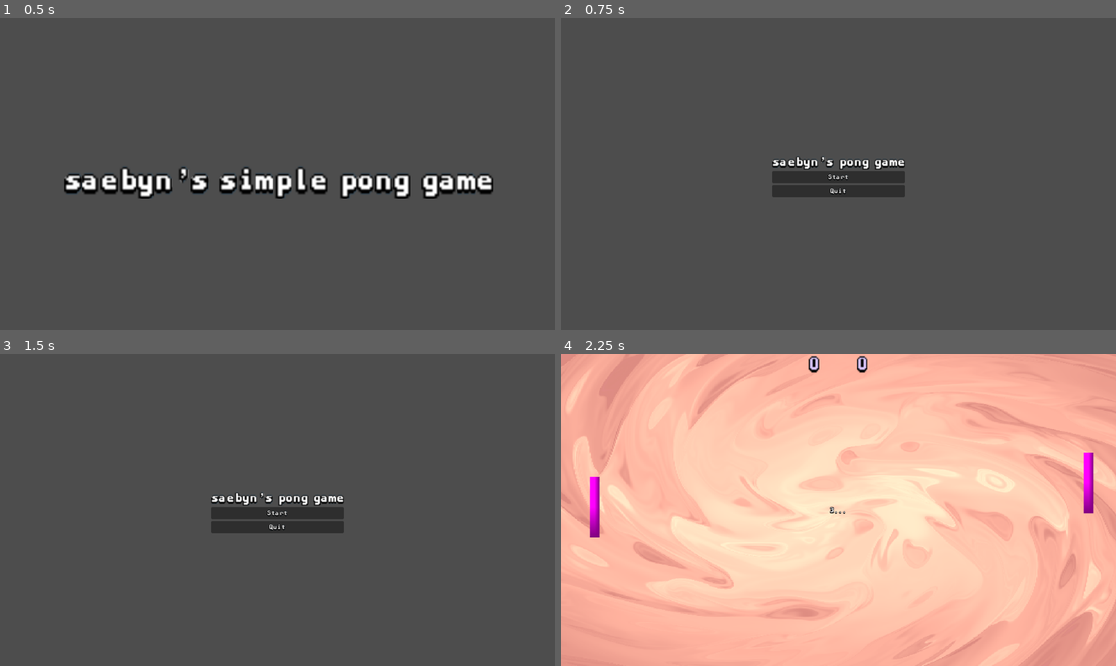
Above: before the commit, frames 1-4 (two rows, left to right).
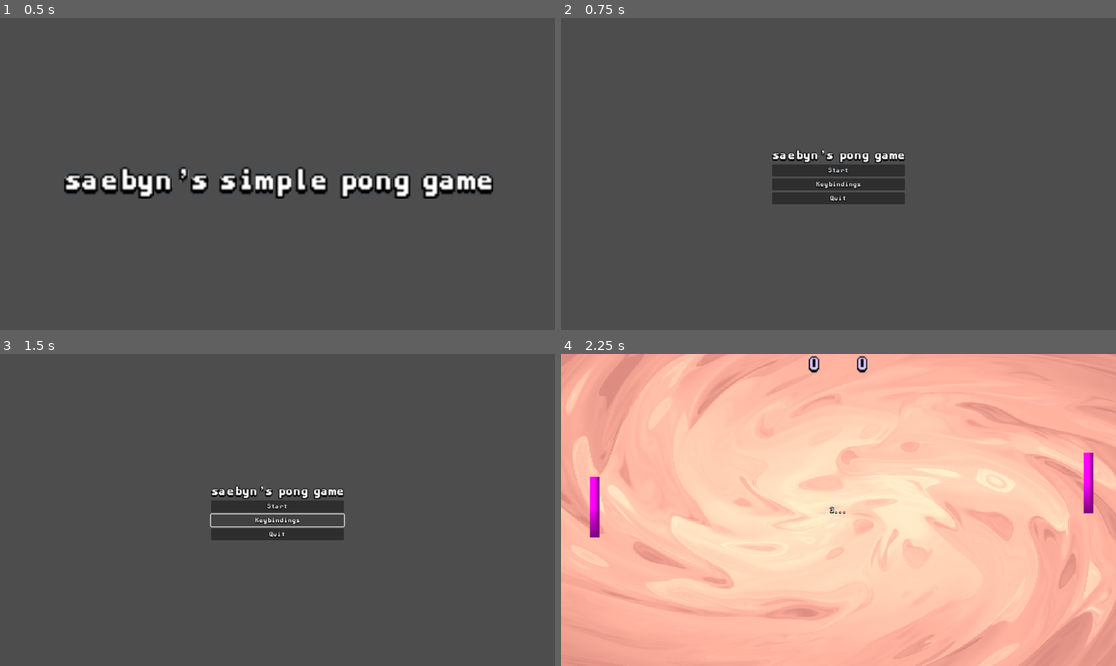
Above: after the commit, the same moments.

Repository: saebyn/godot-pong-game
Game: Godot game, scene res://scenes/splash.tscn
The game is run twice, just before and just after one commit, with the same random seed, the same clock (stepped at 60 frames per second) and the same inputs.
Inputs (mouse positions are in pixels of both pictures, inside the frame that each line leads up to):
- Up to frame 1 (0.5 s): no input
- Up to frame 2 (0.75 s): tap Enter at 0.5 s; move the mouse to (960, 158) at 0.52 s; hold W (move_up) from 0.53 s (still down); click (960, 158) at 0.67 s
- Up to frame 3 (1.5 s): release W (move_up) at 1.25 s; click (277, 519) at 1.25 s, where only the run after the commit has a clickable "Keybindings"
- Up to frame 4 (2.25 s): click "Start" at 2 s

Frame 1 is identical in both runs. In frame 2, 2.1% of the frame differs, in the area x 38-62%, y 42-60%; in frame 3, 2.0%; in frame 4, nothing differs.

Commit message:
Add keybindings functionality with remappable controls

Diff:
--- /dev/null
+++ b/keybindings/ActionRemapButton.tscn
@@ -0,0 +1,12 @@
+[gd_scene load_steps=2 format=3 uid="uid://sexjdcejx3n1"]
+
+[ext_resource type="Script" uid="uid://b5ftorqk434ck" path="res://keybindings/action_remap_button.gd" id="1_tm1ao"]
+
+[node name="ActionRemapButton" type="Button"]
+anchors_preset = 15
+anchor_right = 1.0
+anchor_bottom = 1.0
+grow_horizontal = 2
+grow_vertical = 2
+toggle_mode = true
+script = ExtResource("1_tm1ao")
--- /dev/null
+++ b/keybindings/KeyPersistence.gd
@@ -0,0 +1,46 @@
+# From https://github.com/godotengine/godot-demo-projects/blob/4.2-31d1c0c/gui/input_mapping/KeyPersistence.gd
+# License: MIT
+# This file is part of the Godot demo projects.
+
+# This is an autoload (singleton) which will save
+# the key maps in a simple way through a dictionary.
+extends Node
+
+const keymaps_path = "user://keymaps.dat"
+var keymaps: Dictionary
+
+
+func _ready() -> void:
+  # First we create the keymap dictionary on startup with all
+  # the keymap actions we have.
+  for action in InputMap.get_actions():
+    if InputMap.action_get_events(action).size() != 0:
+      keymaps[action] = InputMap.action_get_events(action)[0]
+  load_keymap()
+
+
+func load_keymap() -> void:
+  if not FileAccess.file_exists(keymaps_path):
+    save_keymap() # There is no save file yet, so let's create one.
+    return
+  var file = FileAccess.open(keymaps_path, FileAccess.READ)
+  var temp_keymap = file.get_var(true) as Dictionary
+  file.close()
+  # We don't just replace the keymaps dictionary, because if you
+  # updated your game and removed/added keymaps, the data of this
+  # save file may have invalid actions. So we check one by one to
+  # make sure that the keymap dictionary really has all current actions.
+  for action in keymaps.keys():
+    if temp_keymap.has(action):
+      keymaps[action] = temp_keymap[action]
+      # Whilst setting the keymap dictionary, we also set the
+      # correct InputMap event
+      InputMap.action_erase_events(action)
+      InputMap.action_add_event(action, keymaps[action])
+
+
+func save_keymap() -> void:
+  # For saving the keymap, we just save the entire dictionary as a var.
+  var file := FileAccess.open(keymaps_path, FileAccess.WRITE)
+  file.store_var(keymaps, true)
+  file.close()
--- /dev/null
+++ b/keybindings/action_remap_button.gd
@@ -0,0 +1,33 @@
+extends Button
+
+
+@export var action: String = "ui_up"
+
+func _ready() -> void:
+  assert(InputMap.has_action(action), "Action not found in InputMap: " + action)
+  set_process_unhandled_key_input(false)
+  display_current_keybind()
+
+
+func _toggled(toggled_on: bool) -> void:
+  set_process_unhandled_key_input(true)
+  if toggled_on:
+    text = "<press a key>"
+    release_focus()
+  else:
+    display_current_keybind()
+
+
+func _unhandled_key_input(event: InputEvent) -> void:
+  InputMap.action_erase_events(action)
+  InputMap.action_add_event(action, event)
+  KeyPersistence.keymaps[action] = event
+  KeyPersistence.save_keymap()
+  text = event.as_text()
+  button_pressed = false
+  set_process_unhandled_key_input(false)
+
+
+func display_current_keybind() -> void:
+  var current_key := InputMap.action_get_events(action)[0].as_text()
+  text = current_key
--- /dev/null
+++ b/keybindings/keybindings.gd
@@ -0,0 +1,4 @@
+extends Control
+
+func _on_done_button_pressed() -> void:
+  queue_free()
--- /dev/null
+++ b/keybindings/keybindings.tscn
@@ -0,0 +1,66 @@
+[gd_scene load_steps=3 format=3 uid="uid://ds0qdqkl3bvar"]
+
+[ext_resource type="Script" uid="uid://qpak3ndrgo0t" path="res://keybindings/keybindings.gd" id="1_rllwk"]
+[ext_resource type="PackedScene" uid="uid://sexjdcejx3n1" path="res://keybindings/ActionRemapButton.tscn" id="2_wg37w"]
+
+[node name="Keybindings" type="Control"]
+layout_mode = 3
+anchors_preset = 15
+anchor_right = 1.0
+anchor_bottom = 1.0
+grow_horizontal = 2
+grow_vertical = 2
+script = ExtResource("1_rllwk")
+
+[node name="CenterContainer" type="CenterContainer" parent="."]
+layout_mode = 1
+anchors_preset = 15
+anchor_right = 1.0
+anchor_bottom = 1.0
+grow_horizontal = 2
+grow_vertical = 2
+
+[node name="VBoxContainer" type="VBoxContainer" parent="CenterContainer"]
+layout_mode = 2
+
+[node name="Label" type="Label" parent="CenterContainer/VBoxContainer"]
+layout_mode = 2
+text = "Click on a button to reassign its key"
+
+[node name="GridContainer" type="GridContainer" parent="CenterContainer/VBoxContainer"]
+layout_mode = 2
+size_flags_horizontal = 4
+columns = 2
+
+[node name="PauseLabel" type="Label" parent="CenterContainer/VBoxContainer/GridContainer"]
+layout_mode = 2
+text = "Pause"
+
+[node name="PauseInput" parent="CenterContainer/VBoxContainer/GridContainer" instance=ExtResource("2_wg37w")]
+custom_minimum_size = Vector2(50, 0)
+layout_mode = 2
+action = "ui_cancel"
+
+[node name="UpLabel" type="Label" parent="CenterContainer/VBoxContainer/GridContainer"]
+layout_mode = 2
+text = "Up"
+
+[node name="UpInput" parent="CenterContainer/VBoxContainer/GridContainer" instance=ExtResource("2_wg37w")]
+custom_minimum_size = Vector2(50, 0)
+layout_mode = 2
+action = "move_up"
+
+[node name="DownLabel" type="Label" parent="CenterContainer/VBoxContainer/GridContainer"]
+layout_mode = 2
+text = "Down"
+
+[node name="DownInput" parent="CenterContainer/VBoxContainer/GridContainer" instance=ExtResource("2_wg37w")]
+custom_minimum_size = Vector2(50, 0)
+layout_mode = 2
+action = "move_down"
+
+[node name="DoneButton" type="Button" parent="CenterContainer/VBoxContainer"]
+layout_mode = 2
+text = "Done"
+
+[connection signal="pressed" from="CenterContainer/VBoxContainer/DoneButton" to="." method="_on_done_button_pressed"]
--- a/project.godot
+++ b/project.godot
@@ -15,6 +15,10 @@
 config/features=PackedStringArray("4.4", "GL Compatibility")
 config/icon="res://icon.svg"
 
+[autoload]
+
+KeyPersistence="*res://keybindings/KeyPersistence.gd"
+
 [global_group]
 
 ball=""
@@ -25,31 +29,19 @@
 
 [input]
 
-move_left={
-"deadzone": 0.2,
-"events": [Object(InputEventKey,"resource_local_to_scene":fa …(119 unchanged characters)… ressed":false,"pressed":false,"keycode":0,"physical_keycode":4194319,"key_label":0,"unicode":0,"location":0,"echo":false,"script":null)
-]
-}
-move_right={
-"deadzone": 0.2,
-"events": [Object(InputEventKey,"resource_local_to_scene":false,"resource_name":"","device":-1,"window_id":0,"alt_pressed":false,"shift_pressed":false,"ctrl_pressed":false,"meta_pressed":false,"pressed":false,"keycode":0,"physical_keycode":4194321,"key_label":0,"unicode":0,"location":0,"echo":false,"script":null)
-]
-}
-jump={
-"deadzone": 0.2,
-"events": [Object(InputEventKey,"resource_local_to_scene":false,"resource_name":"","device":-1,"window_id":0,"alt_pressed":false,"shift_pressed":false,"ctrl_pressed":false,"meta_pressed":false,"pressed":false,"keycode":0,"physical_keycode":32,"key_label":0,"unicode":32,"location":0,"echo":false,"script":null)
+ui_cancel={
+"deadzone": 0.5,
+"events": [Object(InputEventKey,"resource_local_to_scene":fa …(119 unchanged characters)… ressed":false,"pressed":false,"keycode":4194305,"physical_keycode":0,"key_label":0,"unicode":0,"location":0,"echo":false,"script":null)
 ]
 }
 move_up={
 "deadzone": 0.2,
 "events": [Object(InputEventKey,"resource_local_to_scene":false,"resource_name":"","device":-1,"window_id":0,"alt_press …(192 unchanged characters)…
-, Object(InputEventKey,"resource_local_to_scene":false,"resource_name":"","device":-1,"window_id":0,"alt_pressed":false,"shift_pressed":false,"ctrl_pressed":false,"meta_pressed":false,"pressed":false,"keycode":0,"physical_keycode":4194320,"key_label":0,"unicode":0,"location":0,"echo":false,"script":null)
 ]
 }
 move_down={
 "deadzone": 0.2,
 "events": [Object(InputEventKey,"resource_local_to_scene":false,"resource_name":"","device":-1,"window_id":0,"alt_press …(192 unchanged characters)…
-, Object(InputEventKey,"resource_local_to_scene":false,"resource_name":"","device":-1,"window_id":0,"alt_pressed":false,"shift_pressed":false,"ctrl_pressed":false,"meta_pressed":false,"pressed":false,"keycode":0,"physical_keycode":4194322,"key_label":0,"unicode":0,"location":0,"echo":false,"script":null)
 ]
 }
 
--- a/scenes/main_menu.tscn
+++ b/scenes/main_menu.tscn
@@ -34,6 +34,10 @@
 theme = ExtResource("2_ekxnf")
 text = "Start"
 
+[node name="KeybindingsButton" type="Button" parent="CenterContainer/VBoxContainer"]
+layout_mode = 2
+text = "Keybindings"
+
 [node name="ExitButton" type="Button" parent="CenterContainer/VBoxContainer"]
 layout_mode = 2
 theme = ExtResource("2_ekxnf")
Not shown, added: keybindings/KeyPersistence.gd.uid
Not shown, added: keybindings/action_remap_button.gd.uid
Not shown, added: keybindings/keybindings.gd.uid
